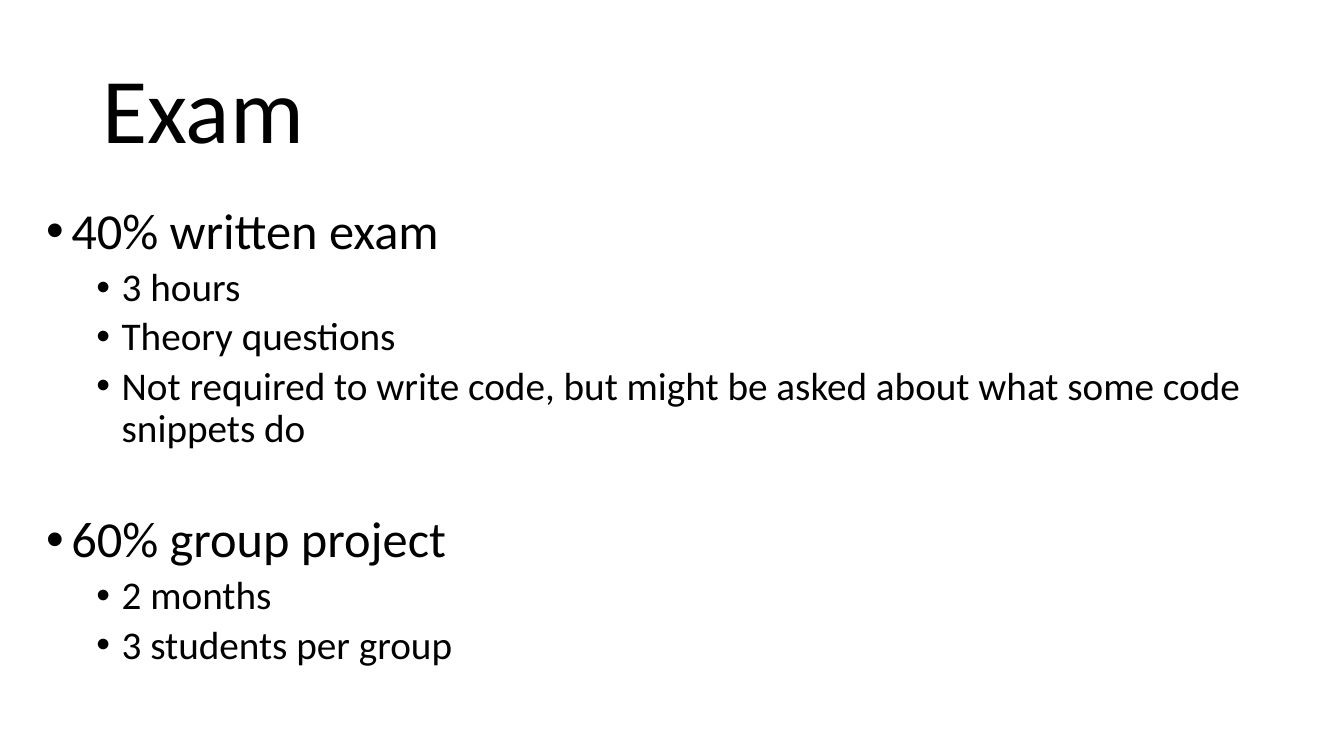
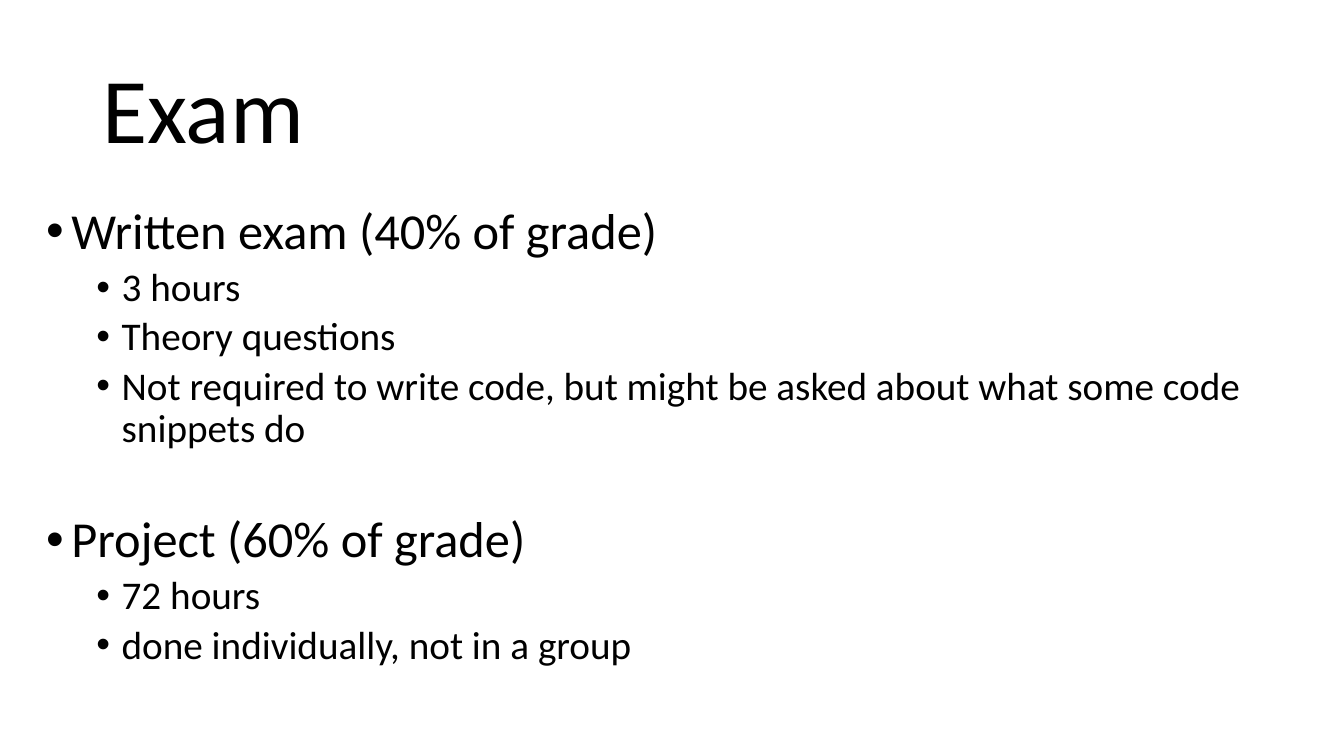
Before and after one commit to arcuri82/testing_security_development_enterprise_systems, a slide deck: slide 8 of doc/advanced/slides/lesson_01.pptx. Drawn at 1344x756 pixels with LibreOffice and Linux fonts; fonts in the diff are those of the drawing. Boxes give left, top, right and bottom in pixels: in the first picture for what was removed or moved away, otherwise in the second. Text is boxed around its words. In the diff, an @@ line names an element or a change of style, - is before the commit and + after.

```diff
--- a/doc/advanced/slides/lesson_01.pptx
+++ b/doc/advanced/slides/lesson_01.pptx
@@ text at [71, 212, 657, 258]: text changed @@
-• 40% written exam
+• Written exam (40% of grade)
@@ text at [71, 520, 631, 666]: text changed @@
-• 60% group project
-  • 2 months
-  • 3 students per group
+• Project (60% of grade)
+  • 72 hours
+  • done individually, not in a group
```
Also in this commit, not shown: 5 other slides changed, 6 slides added, 2 slides removed, 6 other files.
